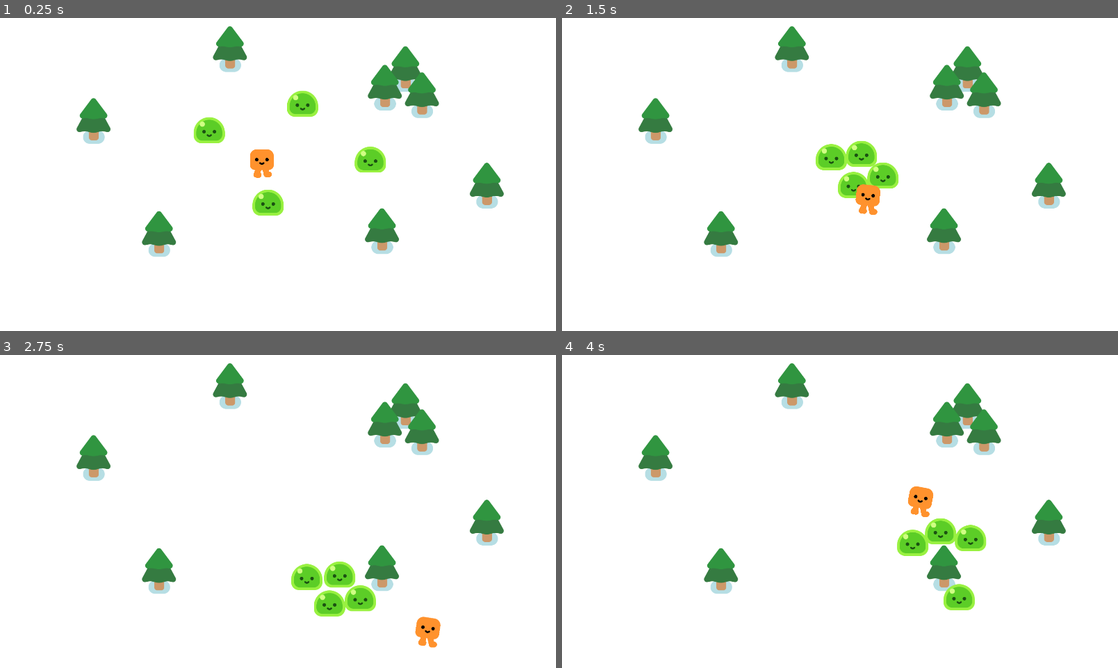
Above: before the commit, frames 1-4 (two rows, left to right).
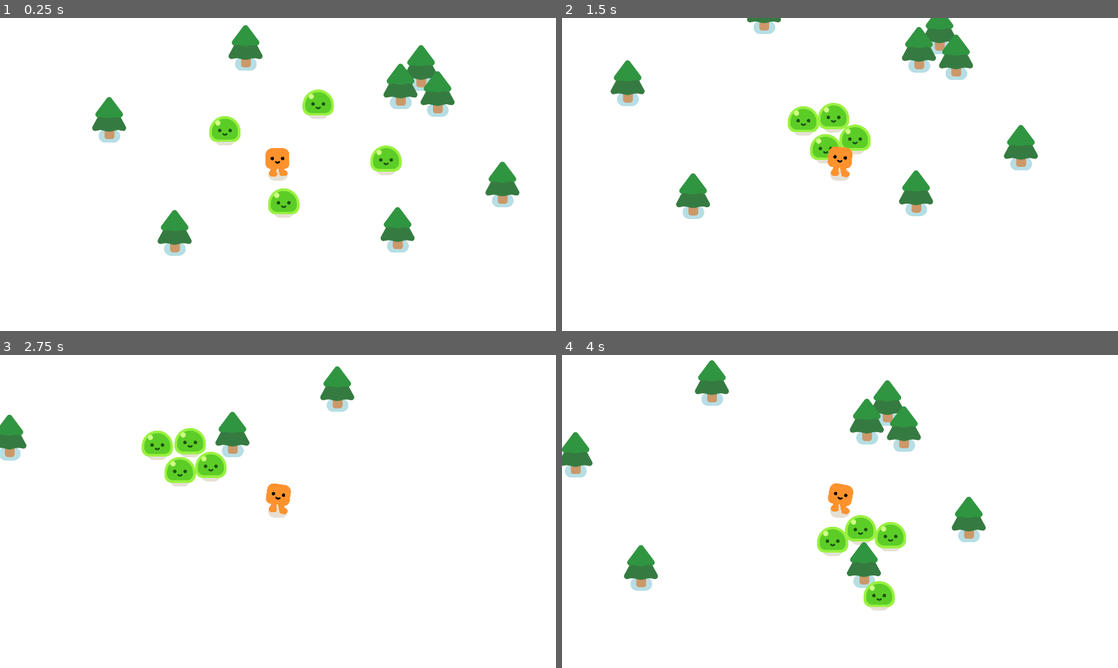
Above: after the commit, the same moments.

Repository: ishxa10/FinalProject
Game: Godot game, scene res://survivors_game.tscn
Two runs of this game, one before a commit and one after it. Both use one fixed random seed, a clock stepped at 60 frames per second and the inputs below.
Inputs:
- Up to frame 1 (0.25 s): no input
- Up to frame 2 (1.5 s): hold D (move_right) 0.53-1.28 s; hold S (move_down) from 1.28 s (still down)
- Up to frame 3 (2.75 s): release S (move_down) at 2.03 s; hold D (move_right) from 2.03 s (still down)
- Up to frame 4 (4 s): release D (move_right) at 2.78 s; hold W (move_up) 2.78-3.53 s; hold A (move_left) from 3.53 s (still down)

The runs differ from the first frame. In frame 1, 8.7% of the frame differs, in the area x 13-94%, y 2-77%; in frame 2, 12%; in frame 3, 10%; in frame 4, 13%, in the area x 0-91%, y 1-82%.

Commit message:
Make View Follow The Player

Diff:
--- a/player.tscn
+++ b/player.tscn
@@ -14,3 +14,5 @@
 
 [node name="CollisionShape2D" type="CollisionShape2D" parent="."]
 shape = SubResource("CircleShape2D_ydomc")
+
+[node name="Camera2D" type="Camera2D" parent="."]
--- a/survivors_game.tscn
+++ b/survivors_game.tscn
@@ -8,11 +8,14 @@
 y_sort_enabled = true
 position = Vector2(906, 544)
 
-[node name="ColorRect" type="ColorRect" parent="."]
-offset_left = -928.0
-offset_top = -575.0
-offset_right = 1059.0
-offset_bottom = 579.0
+[node name="CanvasLayer" type="CanvasLayer" parent="."]
+layer = -30
+
+[node name="ColorRect" type="ColorRect" parent="CanvasLayer"]
+offset_left = -22.0
+offset_top = -31.0
+offset_right = 1965.0
+offset_bottom = 1123.0
 
 [node name="Player" parent="." instance=ExtResource("1_04xkf")]
 
